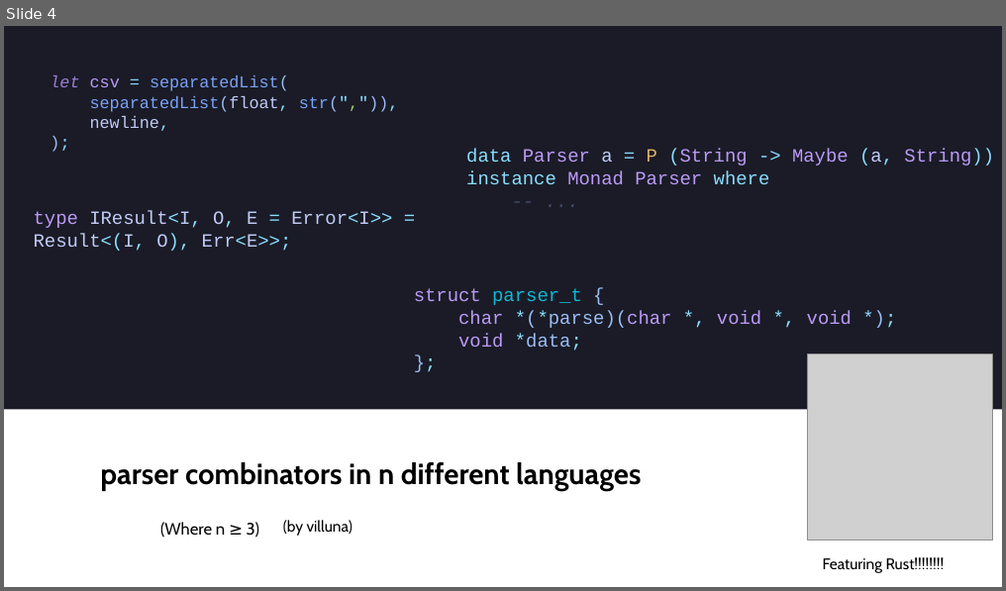
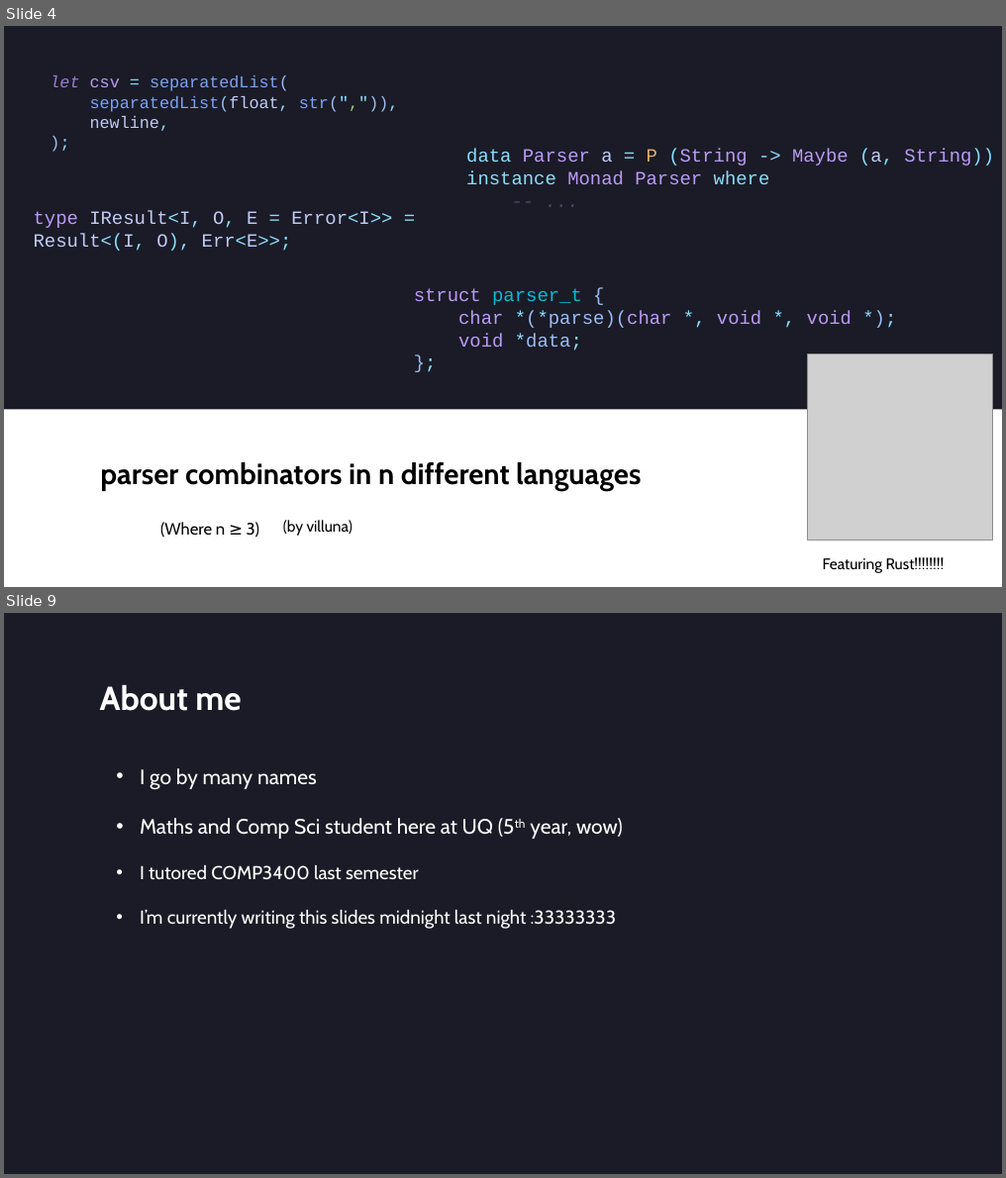
Before and after one commit to villuna/parsers-talk, a slide deck: presentation/presentation.pptx. Shown one above the other, each under a label of ours: slide 4 before the commit, slides 4 and 9 after it; the slides between them are not shown. The pictures are 1006x591 and 1006x1178 pixels, drawn with LibreOffice and Linux fonts; fonts in the diff are those of the drawing; grey boxes stand for pictures. Boxes give left, top, right and bottom in pixels: in the first picture for what was removed or moved away, otherwise in the second. Text is boxed around its words. In the diff, an @@ line names an element or a change of style, - is before the commit and + after.

```diff
--- a/presentation/presentation.pptx
+++ b/presentation/presentation.pptx
@@ slide 9 added at [4,613,1002,1174], background #1A1B26 @@
@@ title added at [100,684,241,711], 32 pt, text #FFFFFF, bold @@
+About me
@@ text added at [140,768,623,929], 18 pt, text #FFFFFF @@
+• I go by many names
+• Maths and Comp Sci student here at UQ (5th year, wow)
+• I tutored COMP3400 last semester
+• I’m currently writing this slides midnight last night :33333333
```
Also in this commit, not shown: 3 other slides changed, 27 other slides added, 1 slide removed, 6 other files.
